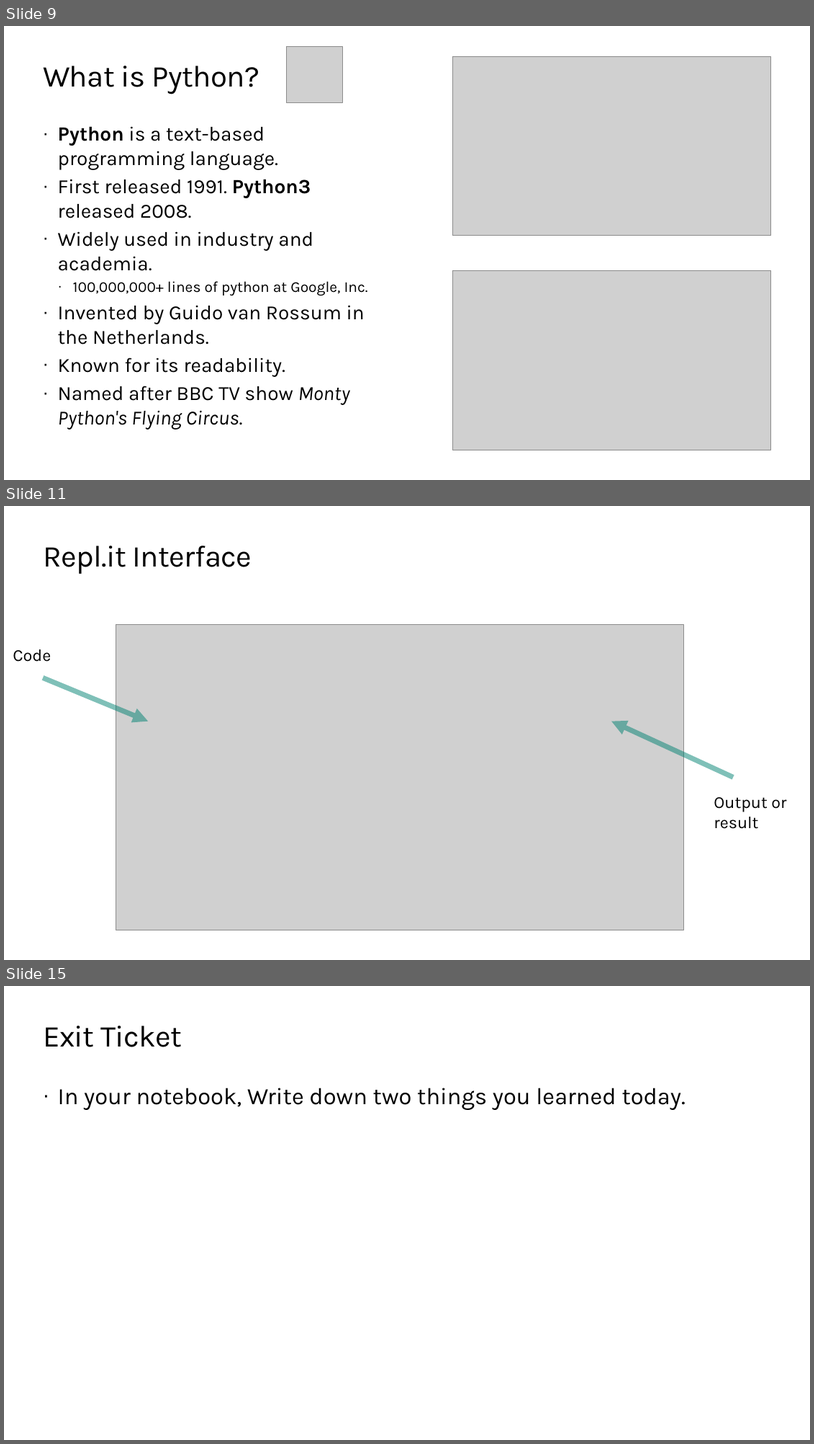
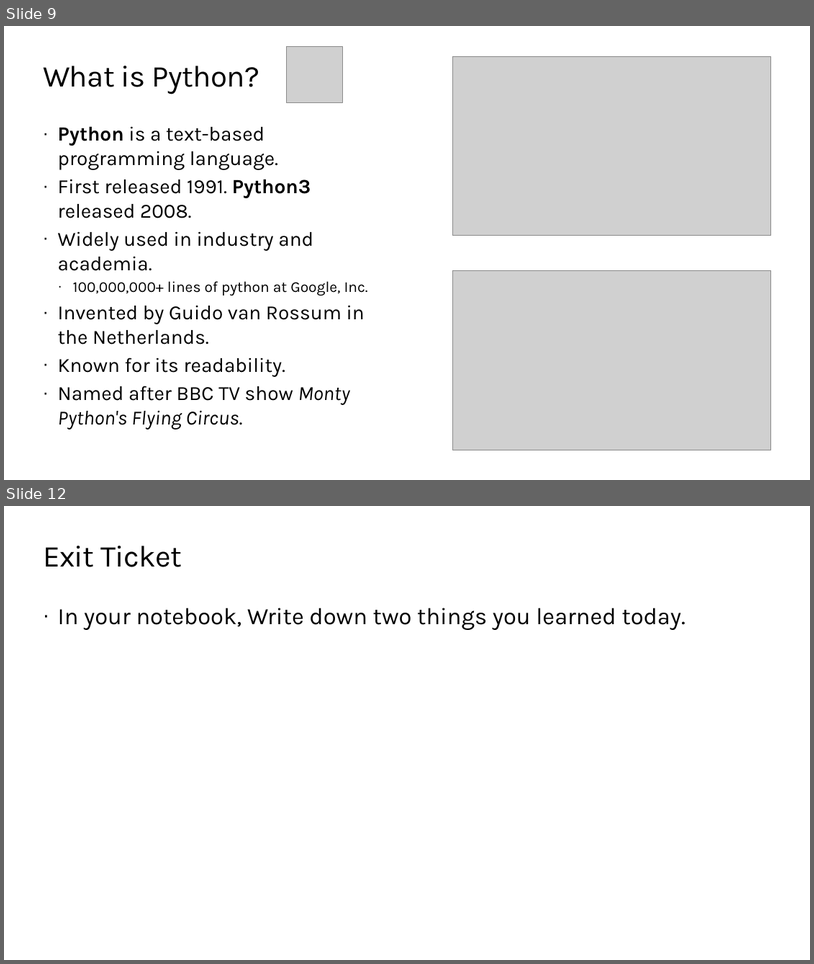
Before and after one commit to TEALSK12/2nd-semester-introduction-to-computer-science, a slide deck: units/1_unit/slidedecks/Intro Python 1.01 TEALS.pptx. Shown one above the other, each under a label of ours: slides 9, 11 and 15 before the commit, slides 9 and 12 after it; the slides between them are not shown. The pictures are 814x1444 and 814x964 pixels, drawn with LibreOffice and Linux fonts; fonts in the diff are those of the drawing; grey boxes stand for pictures; background and template pictures are left out. Boxes give left, top, right and bottom in pixels: in the first picture for what was removed or moved away, otherwise in the second. Text is boxed around its words. In the diff, an @@ line names an element or a change of style, - is before the commit and + after.

```diff
--- a/units/1_unit/slidedecks/Intro Python 1.01 TEALS.pptx
+++ b/units/1_unit/slidedecks/Intro Python 1.01 TEALS.pptx
@@ slide 11 removed at box(4, 506, 810, 960), background #FFFFFF @@
@@ title removed at box(43, 546, 252, 574) @@
-Repl.it Interface
@@ picture removed at box(116, 625, 684, 929) @@
@@ text removed at box(13, 649, 51, 662) @@
-Code
@@ arrow removed from (43, 678) to (148, 721) @@
@@ arrow removed from (733, 777) to (612, 721) @@
@@ text removed at box(714, 797, 787, 829) @@
-Output or result
@@ what was slide 15 is now slide 12 @@
```
Also in this commit, not shown: 4 slides changed, 2 other slides removed, 1 other file.
